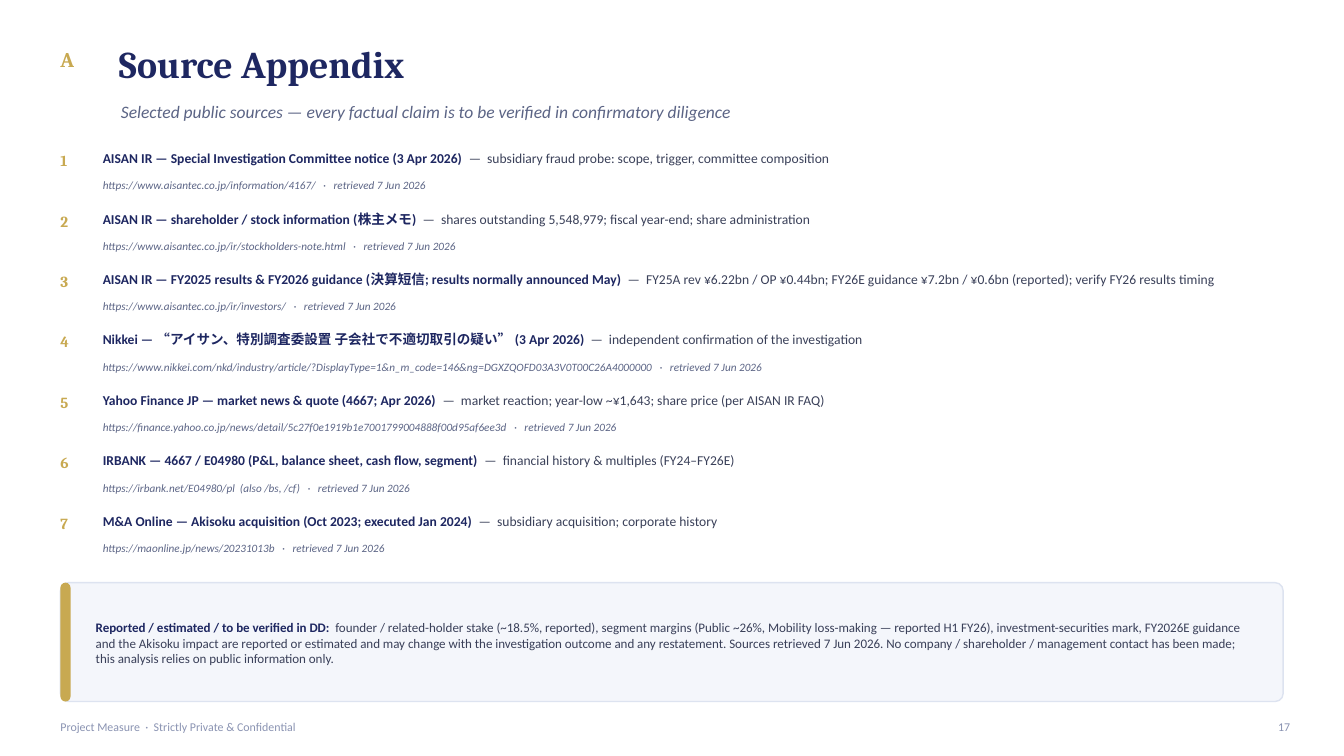
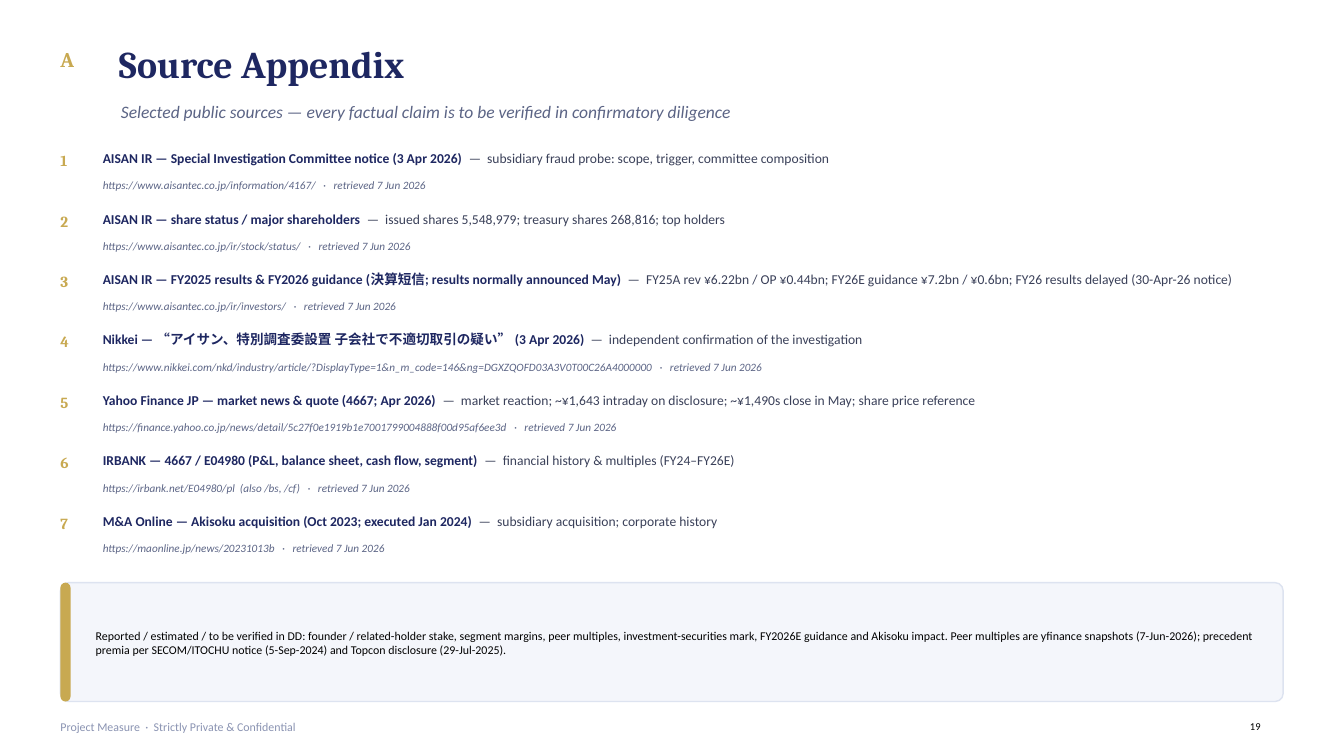
Before and after one commit to ankimo1210/projects, a slide deck: slide 19 of aisan_lbo_case/docs/AISAN_4667_Take_Private_Case_Study.pptx (slide 17 before the commit). Drawn at 1344x756 pixels with LibreOffice and Linux fonts; fonts in the diff are those of the drawing. Boxes give left, top, right and bottom in pixels: in the first picture for what was removed or moved away, otherwise in the second. Text is boxed around its words. In the diff, an @@ line names an element or a change of style, - is before the commit and + after.

```diff
--- a/aisan_lbo_case/docs/AISAN_4667_Take_Private_Case_Study.pptx
+++ b/aisan_lbo_case/docs/AISAN_4667_Take_Private_Case_Study.pptx
@@ text at (x1=103, y1=214, x2=725, y2=227): text changed @@
-AISAN IR — shareholder / stock information (株主メモ) — shares outstanding 5,548,979; fiscal year-end; share administration
+AISAN IR — share status / major shareholders — issued shares 5,548,979; treasury shares 268,816; top holders
@@ text at (x1=103, y1=242, x2=411, y2=252): text changed @@
-https://www.aisantec.co.jp/ir/stockholders-note.html · retrieved 7 Jun 2026
+https://www.aisantec.co.jp/ir/stock/status/ · retrieved 7 Jun 2026
@@ text at (x1=103, y1=273, x2=1232, y2=287): text changed @@
-AISAN IR — FY2025 results & FY2026 guidance (決算短信; results normally announced May) — FY25A rev ¥6.22bn / OP ¥0.44bn; FY26E guidance ¥7.2bn / ¥0.6bn (reported); verify FY26 results timing
+AISAN IR — FY2025 results & FY2026 guidance (決算短信; results normally announced May) — FY25A rev ¥6.22bn / OP ¥0.44bn; FY26E guidance ¥7.2bn / ¥0.6bn; FY26 results delayed (30-Apr-26 notice)
@@ text at (x1=103, y1=395, x2=975, y2=407): text changed @@
-Yahoo Finance JP — market news & quote (4667; Apr 2026) — market reaction; year-low ~¥1,643; share price (per AISAN IR FAQ)
+Yahoo Finance JP — market news & quote (4667; Apr 2026) — market reaction; ~¥1,643 intraday on disclosure; ~¥1,490s close in May; share price reference
@@ text at (x1=96, y1=631, x2=1253, y2=656): text changed; size 9.3 to 8.5 pt; text colour #3A4059 to #000000 @@
-Reported / estimated / to be verified in DD: founder / related-holder stake (~18.5%, reported), segment margins (Public ~26%, Mobility loss-making — reported H1 FY26), investment-securities mark, FY2026E guidance and the Akisoku impact are reported or estimated and may change with the investigation outcome and any restatement. Sources retrieved 7 Jun 2026. No company / shareholder / management contact has been made; this analysis relies on public information only.
+Reported / estimated / to be verified in DD: founder / related-holder stake, segment margins, peer multiples, investment-securities mark, FY2026E guidance and Akisoku impact. Peer multiples are yfinance snapshots (7-Jun-2026); precedent premia per SECOM/ITOCHU notice (5-Sep-2024) and Topcon disclosure (29-Jul-2025).
@@ text at (x1=1250, y1=723, x2=1261, y2=730): text changed; size 8.5 to 7.5 pt; text colour #8A93B2 to #000000 @@
-17
+19
```
Also in this commit, not shown: 13 other slides changed, 2 slides added, 8 other files.
